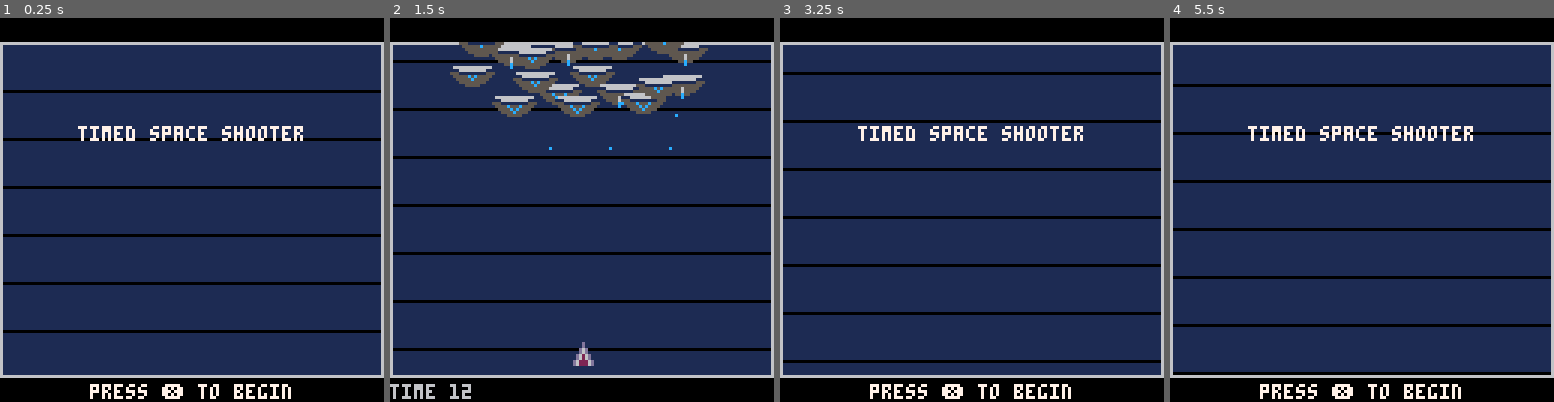
Above: before the commit, frames 1-4 (left to right).
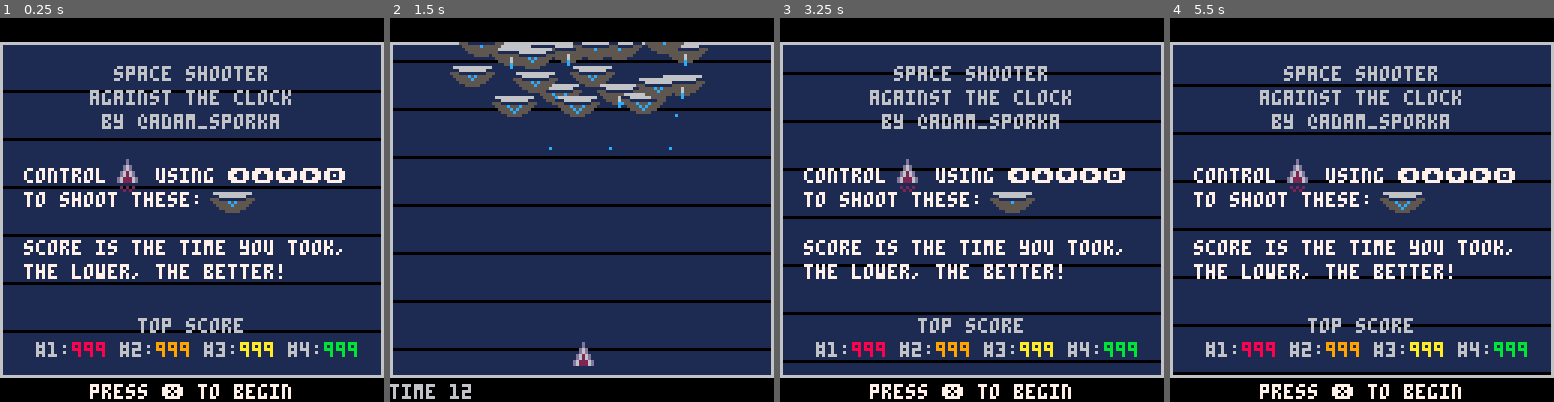
Above: after the commit, the same moments.

Repository: adam-sporka/pico-8-projects
Game: PICO-8 cartridge games/space-shooter/space-shooter.p8
Same seed, same stepped clock (60 frames per second), same inputs: the game is played once before the commit and once after it.
Inputs:
- Up to frame 1 (0.25 s): no input
- Up to frame 2 (1.5 s): tap O (Z key) at 0.33, 0.7, 1.43 s; tap X (X key) at 1.07 s
- Up to frame 3 (3.25 s): hold Left 1.97-2.37 s; tap X (X key) every 0.33 s from 2.07 to 3.07 s; tap O (Z key) at 2.22, 3.1 s; hold Down 2.42-2.82 s; hold Right from 2.87 s (still down)
- Up to frame 4 (5.5 s): tap X (X key) every 0.33 s from 3.4 to 5.4 s; release Right at 3.53 s; hold Up 3.58-4.08 s; tap O (Z key) at 3.98, 4.87 s; hold Right 4.13-4.53 s; hold Down 4.58-5.08 s; hold Left from 5.13 s (still down)

The runs differ from the first frame. In frame 1, 10% of the frame differs, in the area x 6-93%, y 12-89%; in frame 2, nothing differs; in frame 3, 10%; in frame 4, 10%.

Commit message:
Space Shooter against the Clock -- as released on Lexaloffle BBS

Diff:
--- a/games/space-shooter/space-shooter.p8
+++ b/games/space-shooter/space-shooter.p8
@@ -1,6 +1,8 @@
 pico-8 cartridge // http://www.pico-8.com
 version 18
 __lua__
+--space shooter a.t.c.
+--by @adam_sporka
 ----------------
 s={}
 ph=0
@@ -11,6 +13,37 @@
 f=0
 best=999
 stopped=0
+top_5={}
+----------------
+function _init()
+	cartdata("adamj_tss_1")
+	for a=1,5 do
+		if dget(a)==0 then
+			top_5[a]=999
+		else
+			top_5[a]=dget(a)
+		end
+	end
+end
+----------------
+function update_top5()
+	for a=1,5 do
+		if stopped<top_5[a] then
+			for b=5,a+1,-1 do
+				top_5[b]=top_5[b-1]
+			end
+			top_5[a]=stopped
+			return
+		end
+	end
+end
+----------------
+function save_score()
+	update_top5()
+	for a=1,5 do
+		dset(a,top_5[a])
+	end
+end
 ----------------
 function kill_all()
 	s={}
@@ -36,6 +69,7 @@
 	game=2
 	stopped=f
 	music(0)
+	save_score()
 	if (stopped<best) best=stopped
 end
 ----------------
@@ -64,17 +98,17 @@
 end
 ----------------
 function detect_player_collisions()
- for b in all(s) do
- 	if b.t==1 then
-   rx=flr(b.x-px)
-   ry=flr(b.y-py)
-   if rx<-3 or ry<-3 or rx>3 or ry>3 then
-   else
-    return true
-   end
- 	end
- end
- return false
+	for b in all(s) do
+		if b.t==1 then
+			rx=flr(b.x-px)
+			ry=flr(b.y-py)
+			if rx<-3 or ry<-3 or rx>3 or ry>3 then
+			else
+			return true
+			end
+		end
+	end
+	return false
 end
 ----------------
 function update_all()
@@ -111,18 +145,18 @@
 	if t.t==0 then
 		if detect_collisions(t) then
 			sfx(0)
-		 return false
+			return false
 		else
-		 t.p=(t.p+1/t.f)%1
-		 t.vx=cos(t.p)+rnd(0.05)-0.02
-		 t.vy=sin(t.p)
-		 t.x+=t.vx
-		 t.y+=t.vy
-		 if t.p<1/t.f then
+			t.p=(t.p+1/t.f)%1
+			t.vx=cos(t.p)+rnd(0.05)-0.02
+			t.vy=sin(t.p)
+			t.x+=t.vx
+			t.y+=t.vy
+			if t.p<1/t.f then
 				sfx(3)
-		 	spawn(t.x,t.y,1)
-		 end
- 		return true
+			spawn(t.x,t.y,1)
+		end
+		return true
  	end
 	elseif t.t==1 then
 		t.y+=2
@@ -188,9 +222,32 @@
 	end
 end
 ----------------
+tc=0
 function draw_cover()
-	?"timed space shooter",26,36,7
+	tc+=1
+	?"space shooter",38,16,6
+	?"against the clock",30,24,6
+	?"by @adam_sporka",34,32,6
+	x=8
+	y=50
+	?"control    using ⬅️⬆️⬇️➡️🅾️",x,y,7
+	spr(8,x+30,y-3)
+	spr(9+tc%2,x+30,y-3+8) y+=8
+	?"to shoot these:",x,y
+	spr(16,x+62,y) spr(17,x+62+8,y)
+	spr(32+(tc/4)%4,x+62+4,y)
+	y+=16
+	?"score is the time you took,",x,y
+	y+=8
+	?"the lower, the better!",x,y
 	?"press ❎ to begin",30,122,7
+	?"top score",46,100,6
+	for a=1,4 do
+		color(6)
+		?"#"..a..":",a*28-16,100+8
+		color(a+7)
+		?top_5[a],12+a*28-16,100+8
+	end
 end
 ----------------
 function draw_game()
Not shown, changed: 130 lines of the sprite sheet (__gfx__) section of games/space-shooter/space-shooter.p8
Not shown, changed: the thumbnail (__label__) section of games/space-shooter/space-shooter.p8
